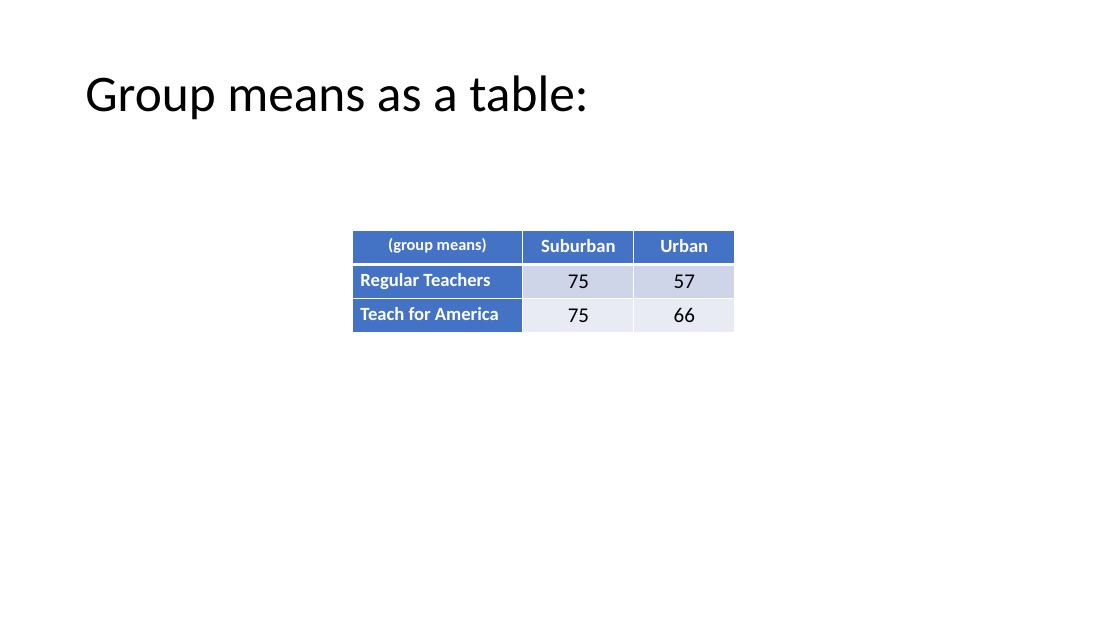
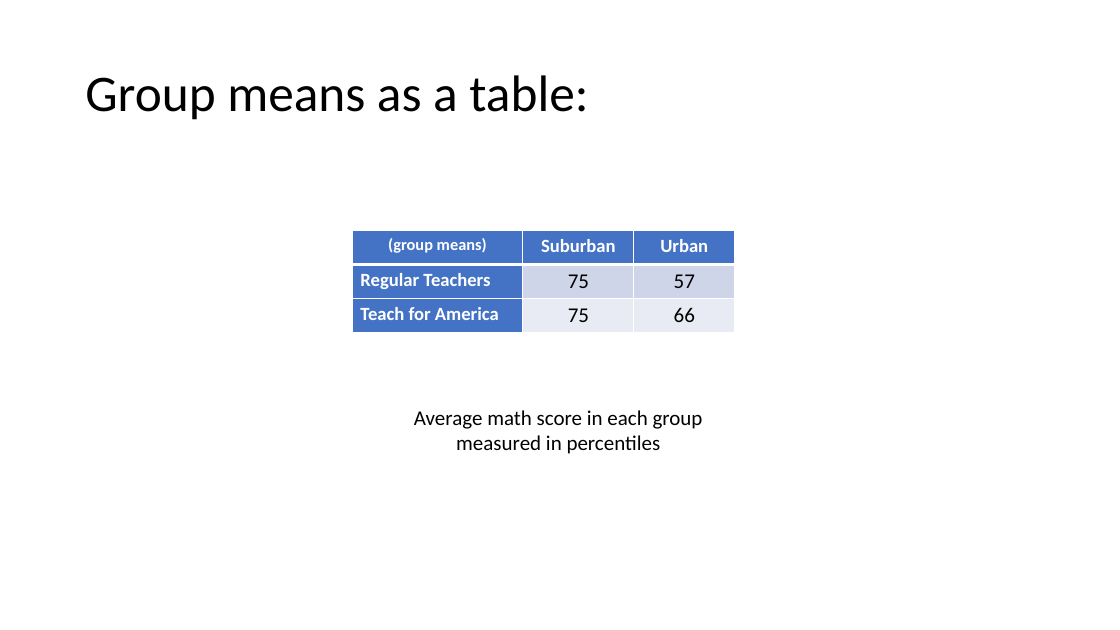
Before and after one commit to DS4PS/cpp-523-spr-2020, a slide deck: slide 3 of lectures/hypotheses-tests-with-dummy-variables.pptx. Drawn at 1120x630 pixels with LibreOffice and Linux fonts; fonts in the diff are those of the drawing. Boxes give left, top, right and bottom in pixels: in the first picture for what was removed or moved away, otherwise in the second. Text is boxed around its words. In the diff, an @@ line names an element or a change of style, - is before the commit and + after.

```diff
--- a/lectures/hypotheses-tests-with-dummy-variables.pptx
+++ b/lectures/hypotheses-tests-with-dummy-variables.pptx
@@ text added at (414, 410, 703, 454), 18 pt, text #000000 @@
+Average math score in each group measured in percentiles
```
Also in this commit, not shown: 2 other slides changed, 1 other file.
